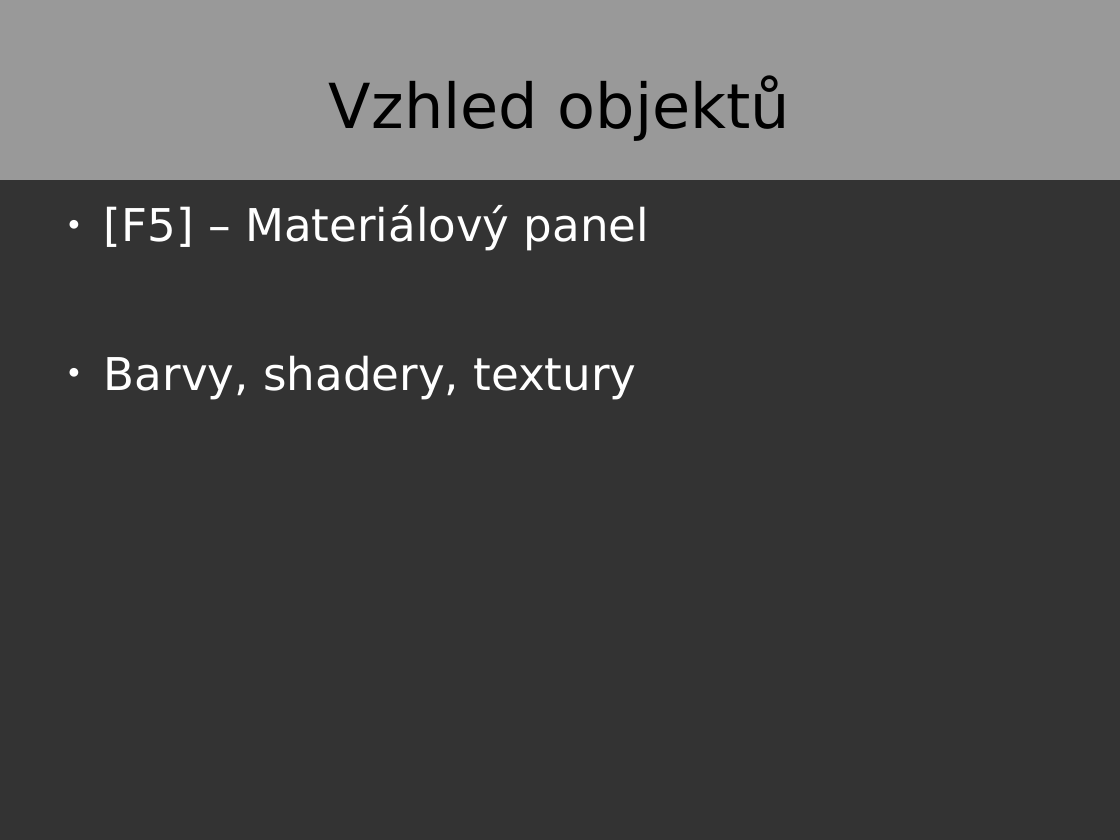
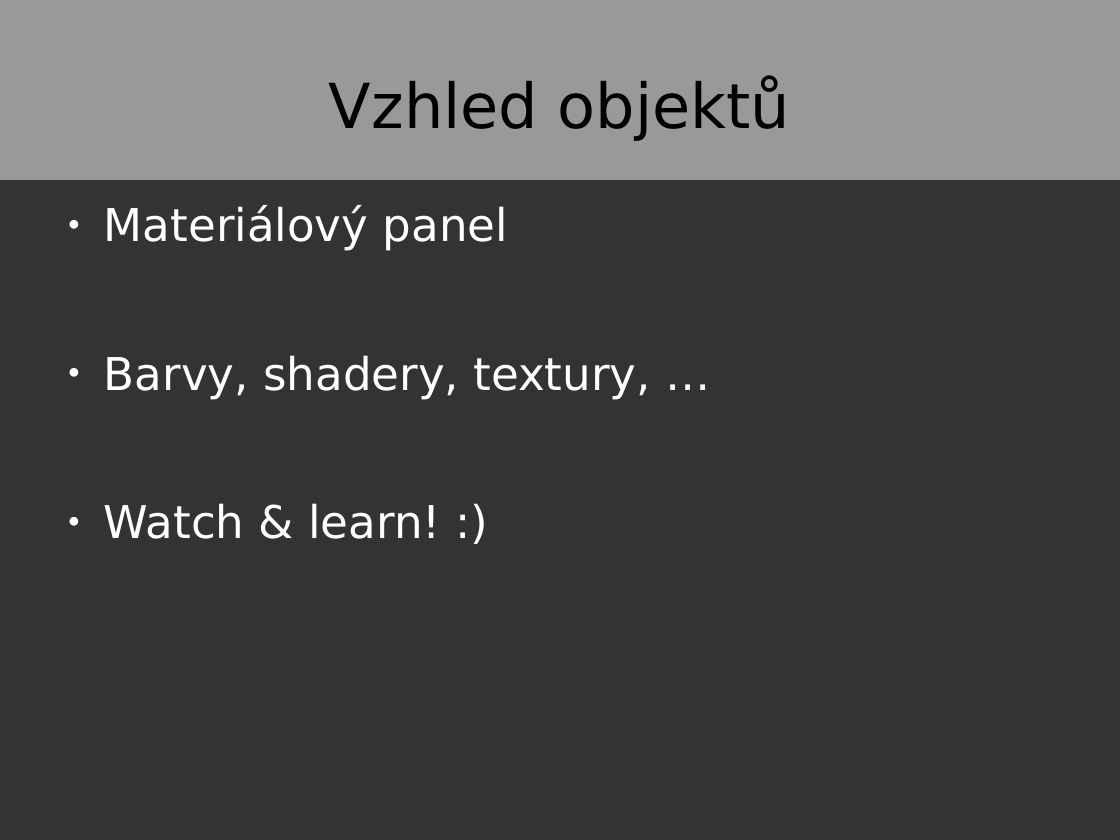
Before and after one commit to Pitel/bconf, a slide deck: slide 9 of prez/pitel/dummies.odp. Drawn at 1120x840 pixels with LibreOffice and Linux fonts; fonts in the diff are those of the drawing. Boxes give left, top, right and bottom in pixels: in the first picture for what was removed or moved away, otherwise in the second. Text is boxed around its words. In the diff, an @@ line names an element or a change of style, - is before the commit and + after.

```diff
--- a/prez/pitel/dummies.odp
+++ b/prez/pitel/dummies.odp
@@ text at bbox=[104, 205, 651, 539]: text changed @@
-● [F5] – Materiálový panel
-● Barvy, shadery, textury
+● Materiálový panel
+● Barvy, shadery, textury, …
+● Watch & learn! :)
```
Also in this commit, not shown: 6 other slides changed, 3 other files.
